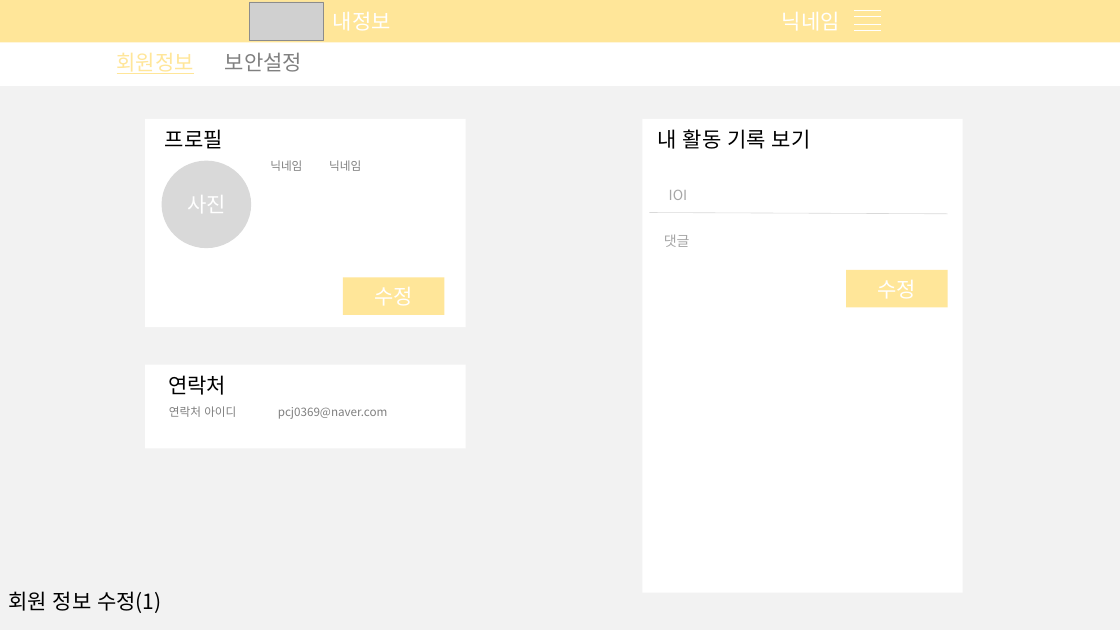
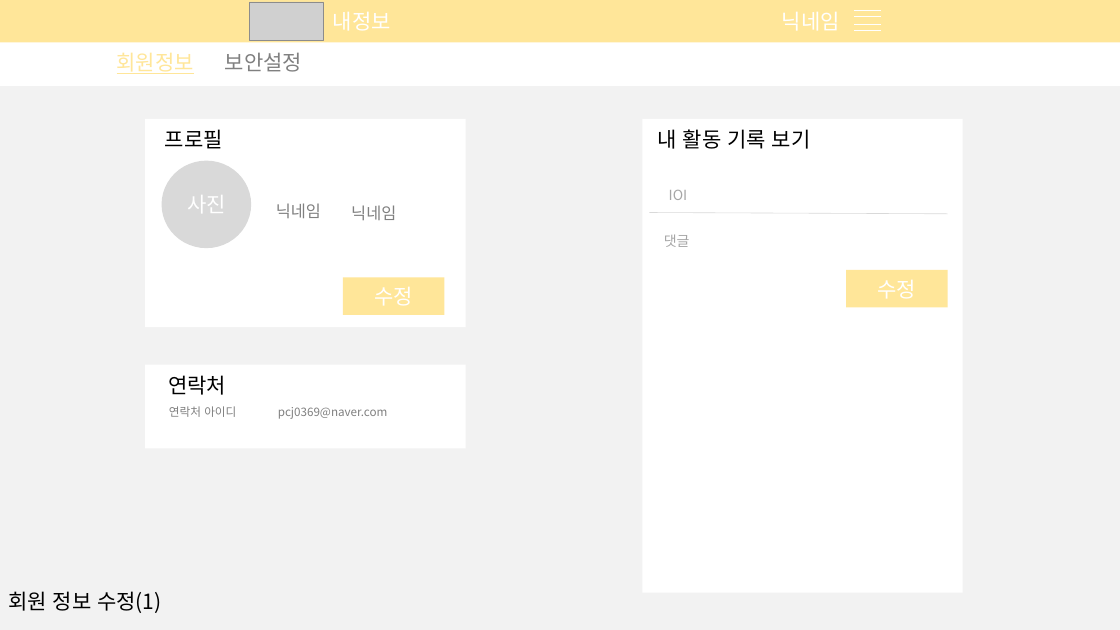
Before and after one commit to What-The-Pork/meeting-log, a slide deck: slide 14 of 디자인(설계)명세서/웹디자인프로토타입.pptx. Drawn at 1120x630 pixels with LibreOffice and Linux fonts; fonts in the diff are those of the drawing; grey boxes stand for pictures. Boxes give left, top, right and bottom in pixels: in the first picture for what was removed or moved away, otherwise in the second. Text is boxed around its words. In the diff, an @@ line names an element or a change of style, - is before the commit and + after.

Commit message:
ppt

```diff
--- a/디자인(설계)명세서/웹디자인프로토타입.pptx
+++ b/디자인(설계)명세서/웹디자인프로토타입.pptx
@@ text "닉네임": place and size @@
-text "닉네임" at [270, 160, 302, 171]
+text "닉네임" at [276, 203, 321, 218]
@@ text "닉네임" at [276, 203, 321, 218]: size 10 to 14 pt @@
@@ text "닉네임" at [351, 205, 396, 220]: size 10 to 14 pt @@
@@ text "닉네임": place and size @@
-text "닉네임" at [329, 160, 361, 171]
+text "닉네임" at [351, 205, 396, 220]
```
Also in this commit, not shown: 8 other slides changed, 2 other files.
